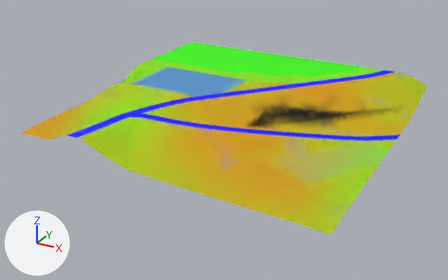
The glTF model games/yorimichi/assets/belmonte/meshes/SM_BM_BT_Terrain_4_3.glb: old version first, new version second.
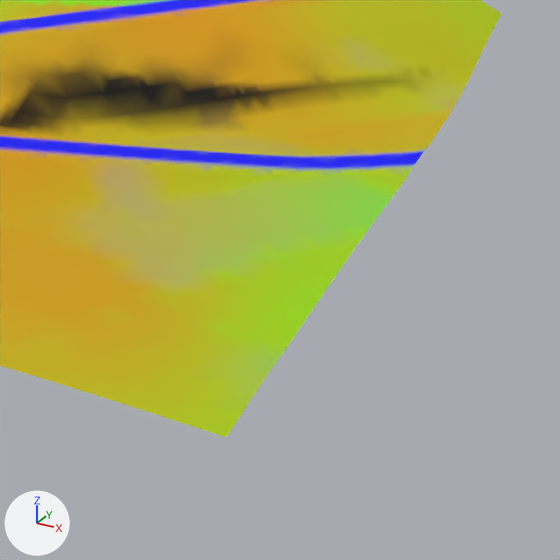
Each version is shown whole from a 50 mm camera at (354.0, -148.0, 206.0) aimed at (119.0, 280.0, -8.0), then close up on the part from 56% to 100% of the width and 29% to 99% of the height. Arrows for +X, +Y and +Z are at lower left; the lights stay in place. The older version's two pictures come first.

Names of what the first close-up shows: 'SM_BM_BT_Terrain_4_3'.
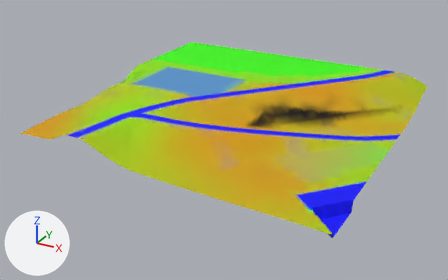
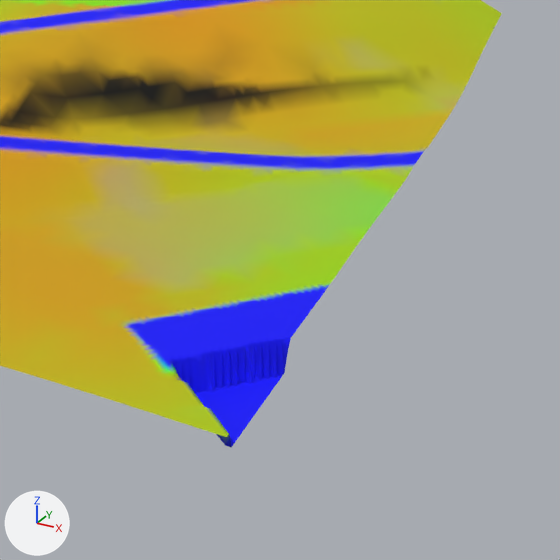
Pixel boxes [x1, y1, x2, y2] of what changed, in the close-ups (560 x 560 px):
'SM_BM_BT_Terrain_4_3', reshaped
    before: [0, 0, 502, 437]
    after: [0, 0, 502, 447]
part 1 of me_sm_bt_terrain_4_3, reshaped
    before: [118, 301, 318, 437]
    after: [13, 44, 338, 447]

Diff of the bpy script that builds the scene:
```diff
--- a/games/yorimichi/assets/belmonte/meshes/SM_BM_BT_Terrain_4_3.glb.py
+++ b/games/yorimichi/assets/belmonte/meshes/SM_BM_BT_Terrain_4_3.glb.py
@@ me_sm_bt_terrain_4_3 @@
 # used by ob_sm_bm_bt_terrain_4_3; location = (0.0, 0.0, 0.0)
-me_sm_bt_terrain_4_3.from_pydata(...)  # 3721 vertices, 7293 faces; spans x 0.0..256.0, y 168.0..424.0, z 2.0..30.0
+me_sm_bt_terrain_4_3.from_pydata(...)  # 12256 vertices, 24313 faces; spans x 0.0..256.0, y 168.0..424.0, z -3.0..30.0
+# me_sm_bt_terrain_4_3 part 1: 1 vertex moved within x 240.0, y 184.0, z 3.0; 16 vertices removed from x 232.0..256.0, y 176.0..224.0, z 2.0..4.0; 8551 vertices added at x 152.0..256.0, y 169.0..308.0, z -3.0..26.0
 me_sm_bt_terrain_4_3.materials.append(mat_bm_000_m_terrain_031)
```
